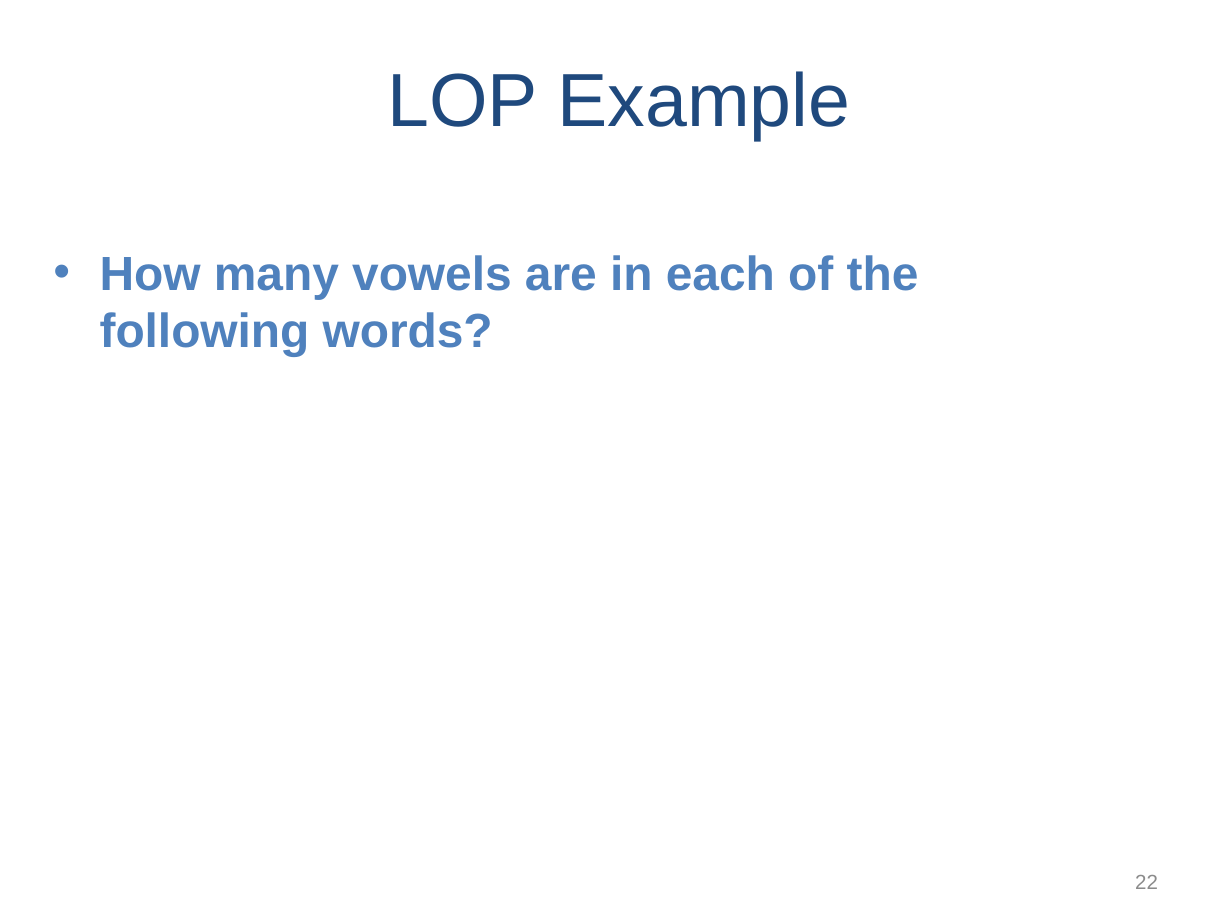
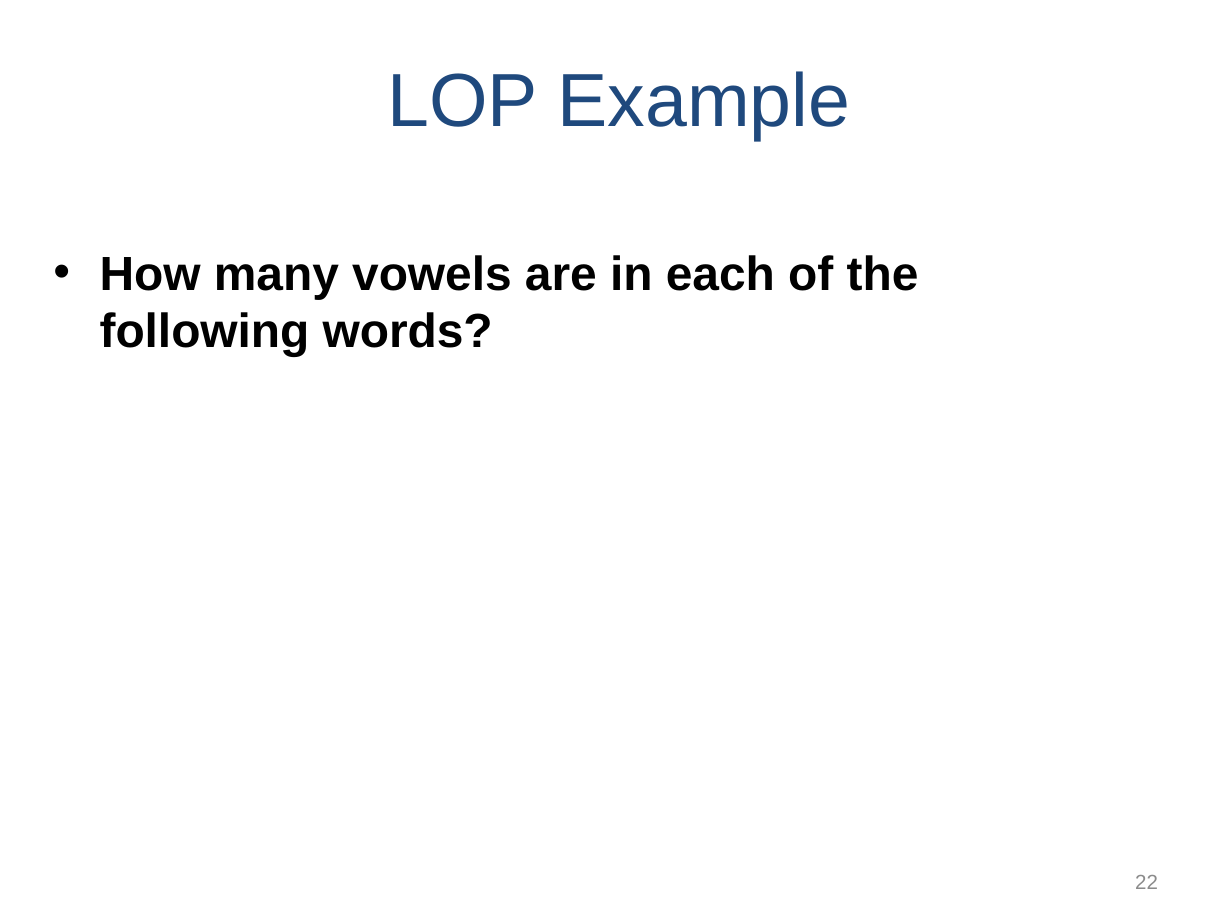
Before and after one commit to npm27/Teaching-Materials, a slide deck: slide 22 of Memory/Slides/Chapter 4.PPTX. Drawn at 1232x924 pixels with LibreOffice and Linux fonts; fonts in the diff are those of the drawing. Boxes give left, top, right and bottom in pixels: in the first picture for what was removed or moved away, otherwise in the second. Text is boxed around its words. In the diff, an @@ line names an element or a change of style, - is before the commit and + after.

```diff
--- a/Memory/Slides/Chapter 4.PPTX
+++ b/Memory/Slides/Chapter 4.PPTX
@@ text "How many vowels are in ..." at <box>100,255,919,356</box>: text colour #4F81BD to #000000 @@
```
Also in this commit, not shown: 6 other slides changed.
